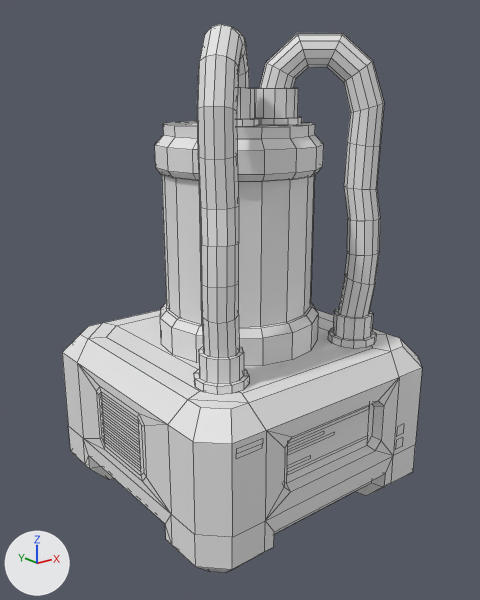
One commit to the FBX model Assets/Cosmic_Retro_Laboratory_Props_Demo/Models/Retro_laboratory_Reactor_Core_Tube.fbx: the scene before it, then after it.
Before and after are seen from a camera (50 mm lens) standing at (-1.423, -1.786, 1.412) and looking at (-0.014, -0.024, 0.708). Lighting does not change. The marker at lower left points along +X, +Y and +Z. The first picture is the older version. Mesh edges are drawn as thin lines. Where no turn or scale is listed for an object, it has been applied to the vertices.

In view in the first picture: 'Retro_laboratory_Reactor_Core_Tube'.
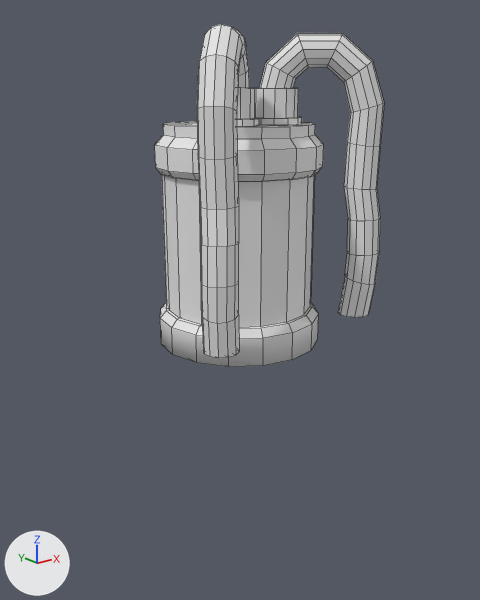
Boxes (x1, y1, x2, y2) around the edits, measured in the pictures (480 x 600 px):
'Retro_laboratory_Reactor_Core_Tube', reshaped (36% narrower, 37% shorter)
    before: (62, 24, 422, 573)
    after: (155, 24, 384, 367)
part 1 of me_cylinder_006, deleted
    before: (62, 310, 422, 573)
part 2 of me_cylinder_006, cut back
    before: (194, 309, 376, 394)

Patch to the scene script:
```diff
--- a/Assets/Cosmic_Retro_Laboratory_Props_Demo/Models/Retro_laboratory_Reactor_Core_Tube.fbx.py
+++ b/Assets/Cosmic_Retro_Laboratory_Props_Demo/Models/Retro_laboratory_Reactor_Core_Tube.fbx.py
@@ me_cylinder_006 @@
 # used by ob_retro_laboratory_reactor_core_tube; location = (0.0, 0.0, 0.0)
-me_cylinder_006.from_pydata(...)  # 1062 vertices, 902 faces; spans x -0.5..0.5, y -0.5..0.5, z 0.0..1.59
+me_cylinder_006.from_pydata(...)  # 640 vertices, 578 faces; spans x -0.36..0.36, y -0.35..0.29, z 0.56..1.59
+# me_cylinder_006 part 1: 28 loose pieces with 326 vertices, spanning x -0.5..0.5, y -0.5..0.5, z 0.0..0.56, are deleted
+# me_cylinder_006 part 2
+# 96 vertices are removed from x -0.38..0.38, y -0.37..-0.2, z 0.56..0.66
+# 96 faces are deleted
+# 18 new faces join them, mat_cosmic_retro_laboratory_props (its picture is missing)
 me_cylinder_006.materials.append(mat_cosmic_retro_laboratory_props)
```
